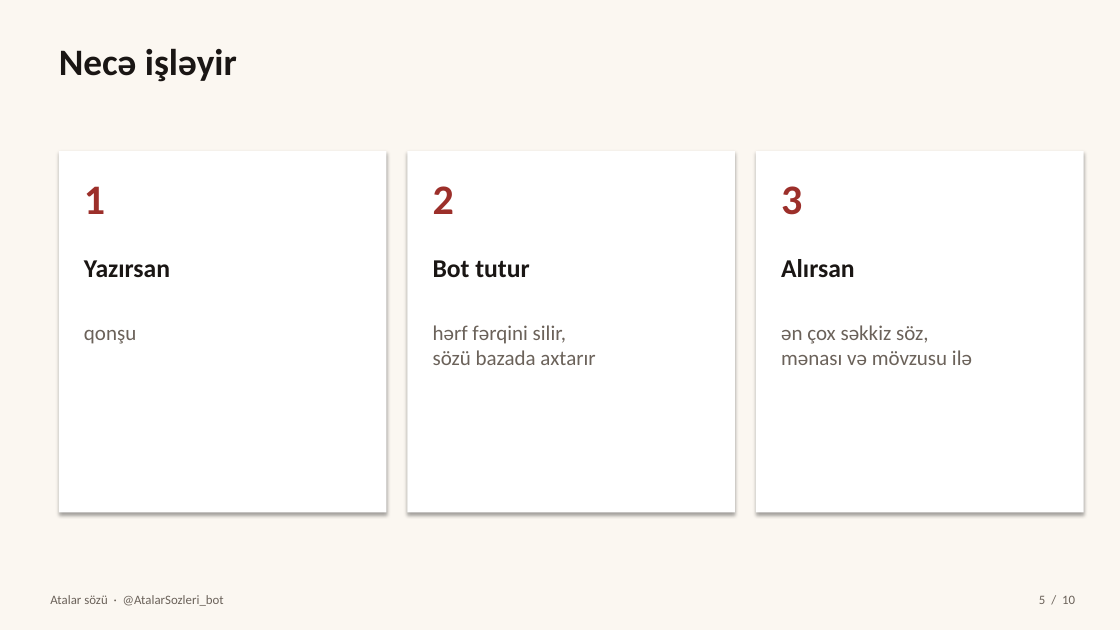
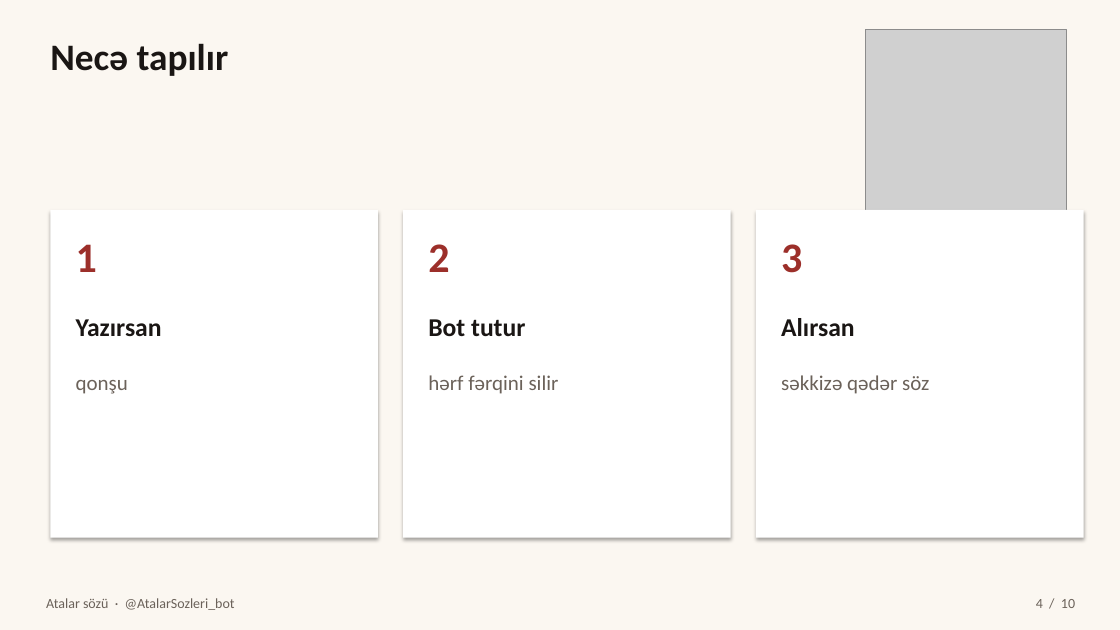
Before and after one commit to umud0s/atalar-sozu-bot, a slide deck: slide 4 of docs/Atalar-sozu-teqdimat.pptx (slide 5 before the commit). Drawn at 1120x630 pixels with LibreOffice and Linux fonts; fonts in the diff are those of the drawing; grey boxes stand for pictures. Boxes give left, top, right and bottom in pixels: in the first picture for what was removed or moved away, otherwise in the second. Text is boxed around its words. In the diff, an @@ line names an element or a change of style, - is before the commit and + after.

```diff
--- a/docs/Atalar-sozu-teqdimat.pptx
+++ b/docs/Atalar-sozu-teqdimat.pptx
@@ picture added at [865,29,1067,231] @@
@@ text at [50,43,229,76]: text changed @@
-Necə işləyir
+Necə tapılır
@@ rectangle: place and size @@
-rectangle at [59,151,386,513]
+rectangle at [50,210,378,538]
@@ text "1": place and size @@
-text "1" at [84,186,105,214]
+text "1" at [76,244,97,272]
@@ rectangle: place and size @@
-rectangle at [408,151,735,513]
+rectangle at [403,210,731,538]
@@ text "2": place and size @@
-text "2" at [433,186,454,214]
+text "2" at [428,244,449,272]
@@ rectangle: place and size @@
-rectangle at [756,151,1084,513]
+rectangle at [756,210,1084,538]
@@ text "3": place and size @@
-text "3" at [781,186,802,215]
+text "3" at [781,244,802,273]
@@ text "Yazırsan": place and size @@
-text "Yazırsan" at [84,260,170,277]
+text "Yazırsan" at [76,319,162,336]
@@ text "Bot tutur": place and size @@
-text "Bot tutur" at [433,260,529,277]
+text "Bot tutur" at [428,319,525,336]
@@ text "Alırsan": place and size @@
-text "Alırsan" at [781,259,855,277]
+text "Alırsan" at [781,318,855,336]
@@ text removed at [781,325,972,365] @@
-ən çox səkkiz söz,
-mənası və mövzusu ilə
@@ text "qonşu": place and size @@
-text "qonşu" at [84,330,136,344]
+text "qonşu" at [76,380,128,394]
@@ text at [428,375,559,394]: text changed @@
-hərf fərqini silir,
-sözü bazada axtarır
+hərf fərqini silir
@@ text added at [781,375,929,394], 18 pt, text #6B625A @@
+səkkizə qədər söz
@@ text "Atalar sözü · @AtalarSozleri_bot" at [46,598,235,610]: size 11 to 12 pt @@
@@ text at [1036,599,1075,608]: text changed; size 11 to 12 pt @@
-5 / 10
+4 / 10
```
Also in this commit, not shown: 5 other slides changed, 4 slides added, 4 slides removed, 1 other file.
